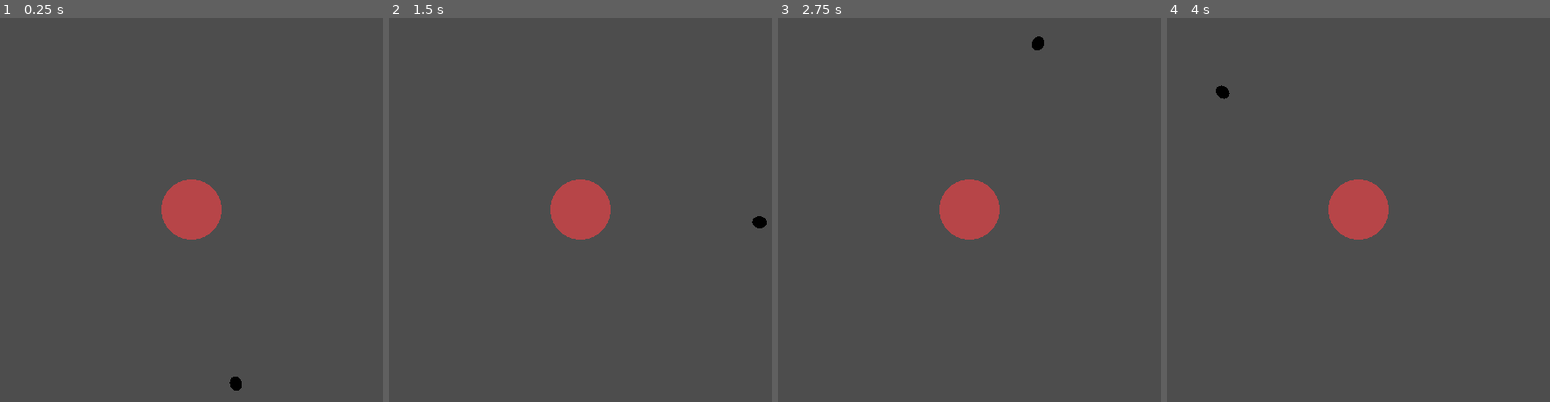
Above: before the commit, frames 1-4 (left to right).
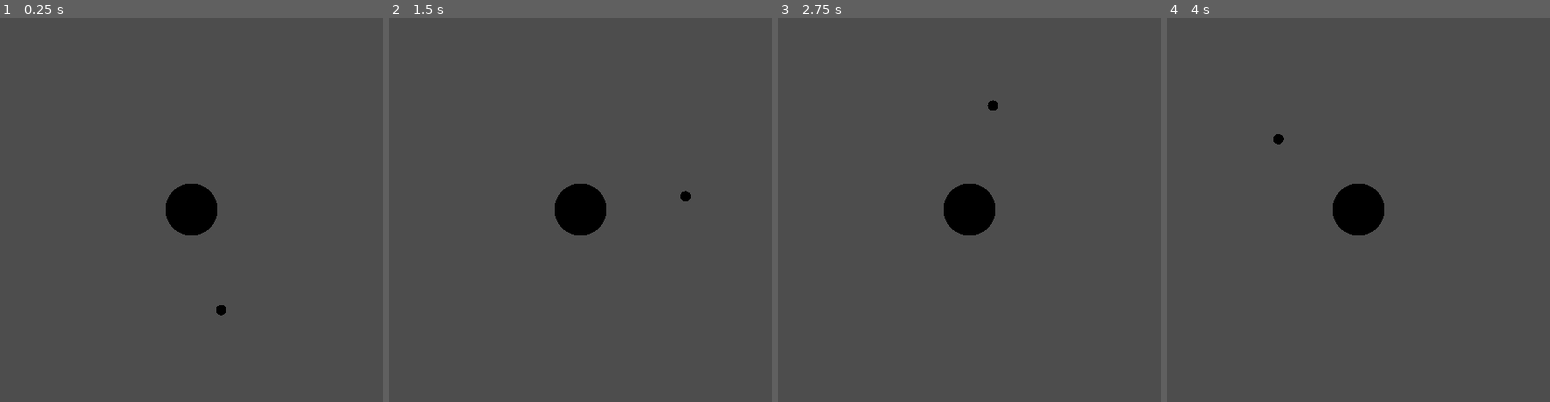
Above: after the commit, the same moments.

Repository: drmagazi/orbit-dynamics-godot
Game: Godot game, scene res://main.tscn
The game is run twice, just before and just after one commit, with the same random seed, the same clock (stepped at 60 frames per second) and the same inputs. Before the commit the project starts from res://root_3d.tscn.
Inputs:
- Up to frame 1 (0.25 s): no input
- Up to frame 2 (1.5 s): tap Enter at 0.5 s
- Up to frame 3 (2.75 s): no input
- Up to frame 4 (4 s): no input

The runs differ from the first frame. In frame 1, 2.1% of the frame differs, in the area x 42-64%, y 42-98%; in frame 2, 2.1%, in the area x 42-99%, y 42-58%; in frame 3, 2.1%; in frame 4, 2.1%.

Commit message:
feat: unstable and nonsensical orbit

Diff:
--- /dev/null
+++ b/main.tscn
@@ -0,0 +1,39 @@
+[gd_scene format=3 uid="uid://dfstfxs4kipdb"]
+
+[ext_resource type="Script" uid="uid://7evvelu2anc6" path="res://planet.gd" id="1_ig7tw"]
+
+[sub_resource type="StandardMaterial3D" id="StandardMaterial3D_1xs71"]
+albedo_color = Color(0.54, 0.16200002, 0.16200002, 1)
+emission = Color(0.7176471, 0.27058825, 0.28235295, 1)
+
+[sub_resource type="SphereMesh" id="SphereMesh_pta2a"]
+material = SubResource("StandardMaterial3D_1xs71")
+
+[sub_resource type="StandardMaterial3D" id="StandardMaterial3D_10cye"]
+albedo_color = Color(0.24319999, 0.30933326, 0.64, 1)
+
+[sub_resource type="SphereMesh" id="SphereMesh_uqkjs"]
+material = SubResource("StandardMaterial3D_10cye")
+
+[node name="Main" type="Node3D" unique_id=1360578186]
+
+[node name="SolarSystem" type="Node3D" parent="." unique_id=834980812]
+
+[node name="Star" type="StaticBody3D" parent="SolarSystem" unique_id=1559547698]
+
+[node name="MeshInstance3D" type="MeshInstance3D" parent="SolarSystem/Star" unique_id=1779744925]
+transform = Transform3D(10, 0, 0, 0, 10, 0, 0, 0, 10, 0, 0, 0)
+mesh = SubResource("SphereMesh_pta2a")
+
+[node name="Planet" type="RigidBody3D" parent="SolarSystem" unique_id=42853987]
+gravity_scale = 0.0
+script = ExtResource("1_ig7tw")
+
+[node name="MeshInstance3D" type="MeshInstance3D" parent="SolarSystem/Planet" unique_id=1251401209]
+transform = Transform3D(2, 0, 0, 0, 2, 0, 0, 0, 2, 0, 0, 0)
+mesh = SubResource("SphereMesh_uqkjs")
+
+[node name="Camera3D" type="Camera3D" parent="." unique_id=233705584]
+transform = Transform3D(1, 0, 0, 0, -4.371139e-08, 1, 0, -1, -4.371139e-08, 0, 42.68, 0)
+projection = 1
+size = 75.0
--- a/pivot.gd
+++ /dev/null
@@ -1,11 +0,0 @@
-extends Node3D
-
-
-# Called when the node enters the scene tree for the first time.
-func _ready() -> void:
-	pass # Replace with function body.
-
-
-# Called every frame. 'delta' is the elapsed time since the previous frame.
-func _process(delta: float) -> void:
-	rotate_y(delta)
--- /dev/null
+++ b/planet.gd
@@ -0,0 +1,23 @@
+extends RigidBody3D
+
+var initial_velocity = 25
+var initial_distance = 20
+
+# Called when the node enters the scene tree for the first time.
+func _ready() -> void:
+	linear_velocity = Vector3(initial_velocity, 0, 0)
+	position = Vector3(0, 0, initial_distance)
+
+func _integrate_forces(state: PhysicsDirectBodyState3D) -> void:
+	var target_position = $"../Star".transform.origin
+	var current_position = state.transform.origin
+	var direction = (target_position - current_position).normalized()
+	var distance = (target_position - current_position).length()
+	var magnitude = state.linear_velocity.length_squared() / distance
+	var force = direction * magnitude
+
+	state.apply_force(force)
+
+# Called every frame. 'delta' is the elapsed time since the previous frame.
+func _process(delta: float) -> void:
+	pass
--- a/project.godot
+++ b/project.godot
@@ -15,6 +15,11 @@
 config/features=PackedStringArray("4.6", "Forward Plus")
 config/icon="res://icon.svg"
 
+[display]
+
+window/size/viewport_width=1920
+window/size/viewport_height=1080
+
 [physics]
 
 3d/physics_engine="Jolt Physics"
--- a/root_3d.tscn
+++ /dev/null
@@ -1,33 +0,0 @@
-[gd_scene format=3 uid="uid://dfstfxs4kipdb"]
-
-[ext_resource type="Script" uid="uid://d0op1xv3lobce" path="res://pivot.gd" id="1_y7nju"]
-
-[sub_resource type="StandardMaterial3D" id="StandardMaterial3D_1xs71"]
-albedo_color = Color(0.54, 0.16200002, 0.16200002, 1)
-emission_enabled = true
-emission = Color(0.7176471, 0.27058825, 0.28235295, 1)
-
-[sub_resource type="SphereMesh" id="SphereMesh_pta2a"]
-material = SubResource("StandardMaterial3D_1xs71")
-
-[sub_resource type="StandardMaterial3D" id="StandardMaterial3D_10cye"]
-albedo_color = Color(0.24319999, 0.30933326, 0.64, 1)
-
-[sub_resource type="SphereMesh" id="SphereMesh_uqkjs"]
-material = SubResource("StandardMaterial3D_10cye")
-
-[node name="Root3D" type="Node3D" unique_id=1360578186]
-
-[node name="Camera3D" type="Camera3D" parent="." unique_id=233705584]
-transform = Transform3D(1, 0, 0, 0, -4.371139e-08, 1, 0, -1, -4.371139e-08, 0, 42.68, 0)
-
-[node name="Star" type="MeshInstance3D" parent="." unique_id=1779744925]
-transform = Transform3D(10, 0, 0, 0, 10, 0, 0, 0, 10, 0, 0, 0)
-mesh = SubResource("SphereMesh_pta2a")
-
-[node name="Pivot" type="Node3D" parent="." unique_id=1111758263]
-script = ExtResource("1_y7nju")
-
-[node name="Planet" type="MeshInstance3D" parent="Pivot" unique_id=1251401209]
-transform = Transform3D(2, 0, 0, 0, 2, 0, 0, 0, 2, 0, 0, 30)
-mesh = SubResource("SphereMesh_uqkjs")
Not shown, removed: pivot.gd.uid
Not shown, added: planet.gd.uid
